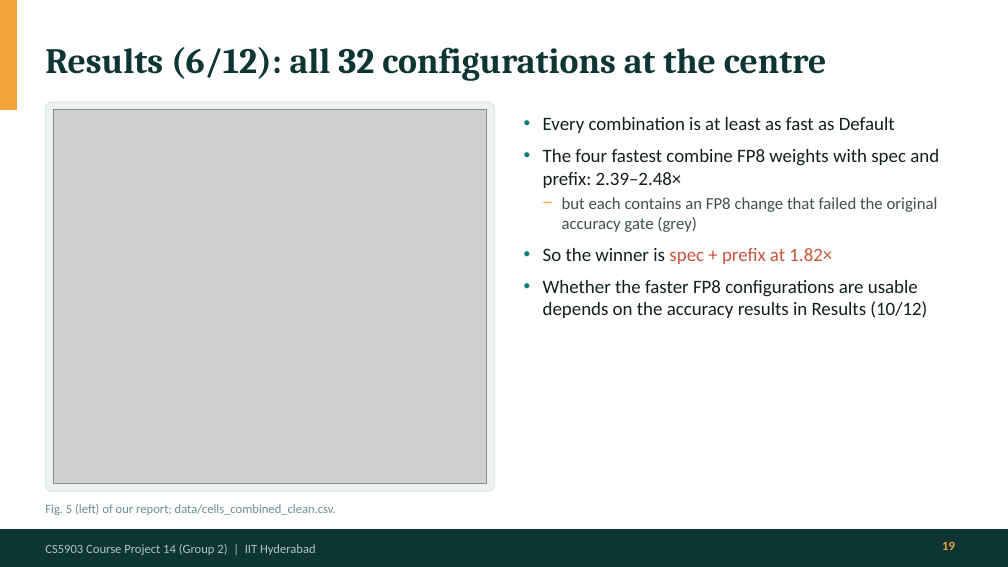
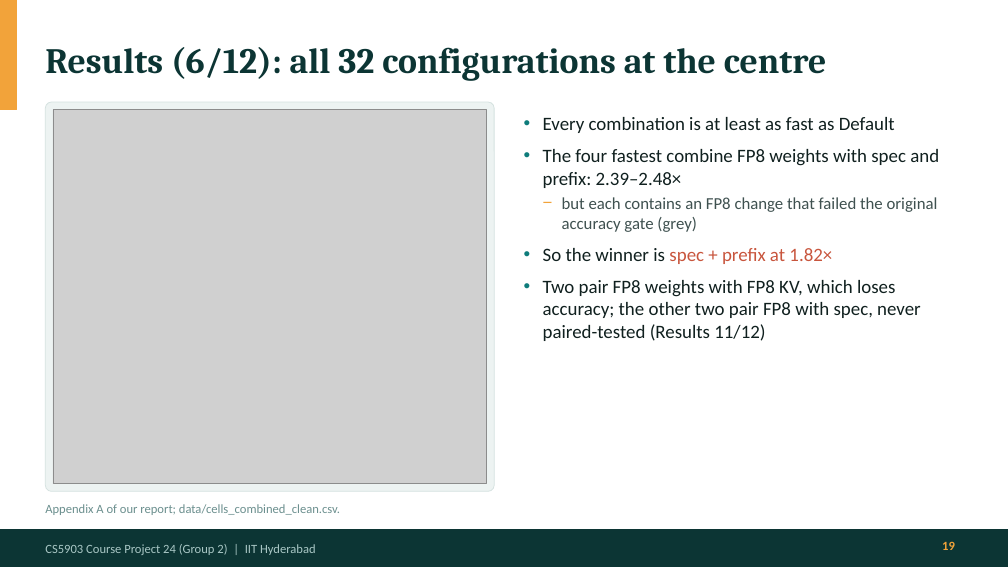
Before and after one commit to Panshul-Jindal/SpeedingUpLLMInference, a slide deck: slide 19 of docs/presentation/LLM_Serving_Final_Presentation.pptx. Drawn at 1008x567 pixels with LibreOffice and Linux fonts; fonts in the diff are those of the drawing; grey boxes stand for pictures. Boxes give left, top, right and bottom in pixels: in the first picture for what was removed or moved away, otherwise in the second. Text is boxed around its words. In the diff, an @@ line names an element or a change of style, - is before the commit and + after.

```diff
--- a/docs/presentation/LLM_Serving_Final_Presentation.pptx
+++ b/docs/presentation/LLM_Serving_Final_Presentation.pptx
@@ text at <box>543,280,921,341</box>: text changed @@
-• Whether the faster FP8 configurations are usable depends on the accuracy results in Results (10/12)
+• Two pair FP8 weights with FP8 KV, which loses accuracy; the other two pair FP8 with spec, never paired-tested (Results 11/12)
@@ text at <box>45,504,340,515</box>: text changed @@
-Fig. 5 (left) of our report; data/cells_combined_clean.csv.
+Appendix A of our report; data/cells_combined_clean.csv.
@@ text at <box>45,544,316,555</box>: text changed @@
-CS5903 Course Project 14 (Group 2) | IIT Hyderabad
+CS5903 Course Project 24 (Group 2) | IIT Hyderabad
```
Also in this commit, not shown: 27 other slides changed, 1 other file.
